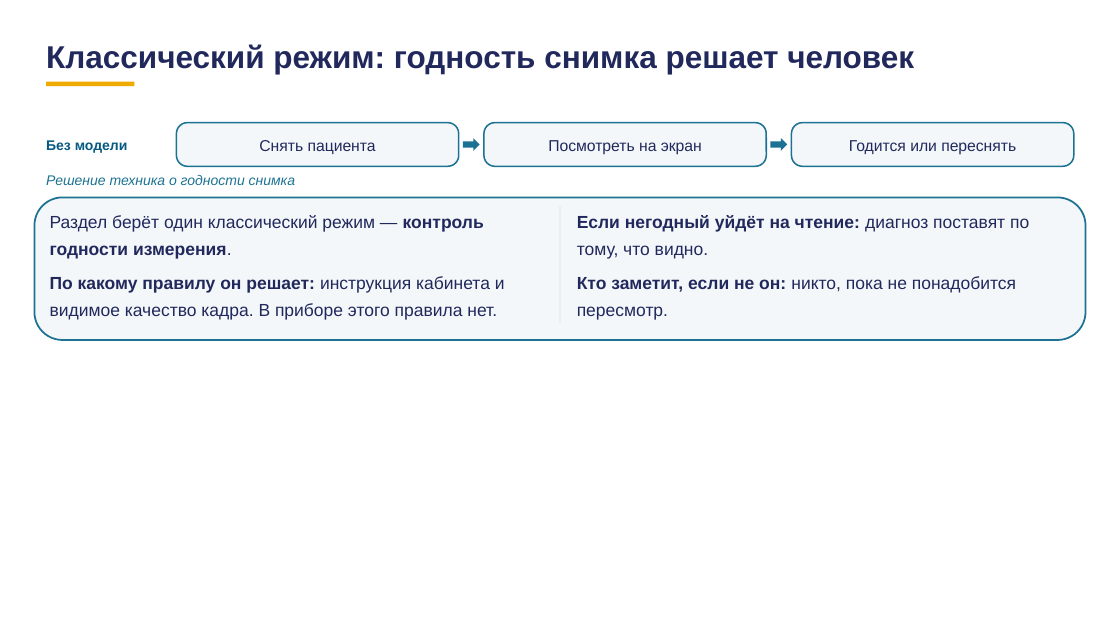
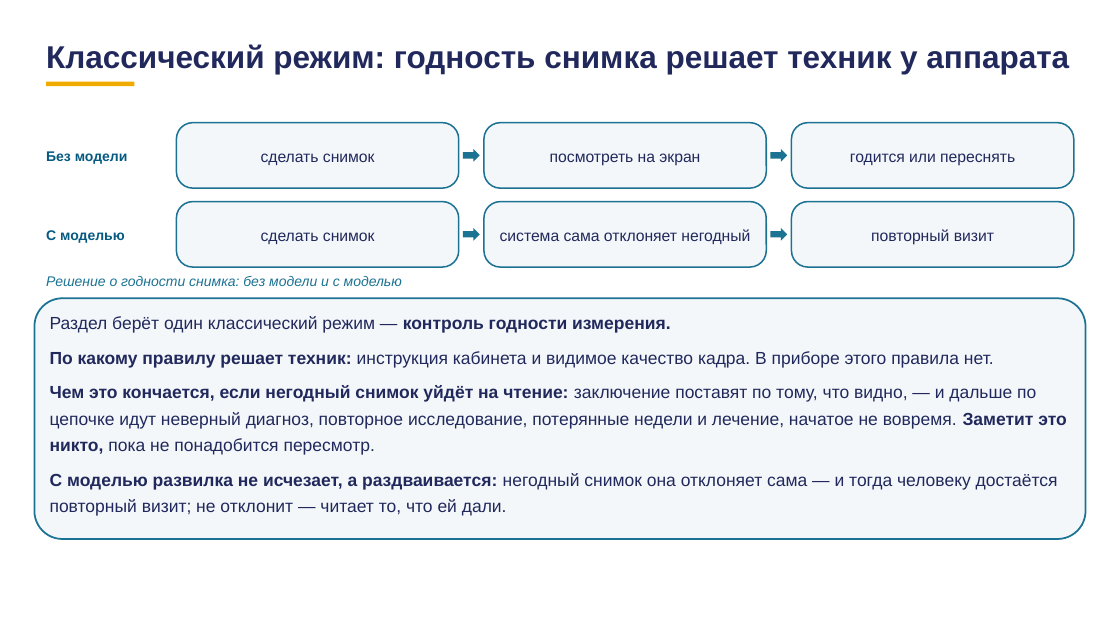
Before and after one commit to tellina-study/AI-usage-lessons, a slide deck: slide 18 of library/lectures/lec-07/rework/deck/lec-07-karkas.pptx. Drawn at 1120x630 pixels with LibreOffice and Linux fonts; fonts in the diff are those of the drawing. Boxes give left, top, right and bottom in pixels: in the first picture for what was removed or moved away, otherwise in the second. Text is boxed around its words. In the diff, an @@ line names an element or a change of style, - is before the commit and + after.

```diff
--- a/library/lectures/lec-07/rework/deck/lec-07-karkas.pptx
+++ b/library/lectures/lec-07/rework/deck/lec-07-karkas.pptx
@@ text at (46, 44, 1069, 74): text changed @@
-Классический режим: годность снимка решает человек
+Классический режим: годность снимка решает техник у аппарата
@@ text "Без модели": place and size @@
-text "Без модели" at (46, 140, 128, 153)
+text "Без модели" at (46, 151, 128, 164)
@@ rounded rectangle: place and size @@
-rounded rectangle at (176, 123, 459, 166)
+rounded rectangle at (176, 123, 459, 188)
@@ text removed at (259, 140, 376, 154) @@
-Снять пациента
@@ right arrow: place and size @@
-right arrow at (463, 138, 480, 150)
+right arrow at (463, 149, 480, 161)
@@ rounded rectangle: place and size @@
-rounded rectangle at (484, 123, 766, 166)
+rounded rectangle at (484, 123, 766, 188)
@@ right arrow: place and size @@
-right arrow at (770, 138, 787, 150)
+right arrow at (770, 149, 787, 161)
@@ rounded rectangle: place and size @@
-rounded rectangle at (791, 123, 1074, 166)
+rounded rectangle at (791, 123, 1074, 188)
@@ text added at (261, 153, 375, 165), 13.5 pt, text #21295C @@
+сделать снимок
@@ text at (550, 153, 700, 166): text changed @@
-Посмотреть на экран
+посмотреть на экран
@@ text at (850, 153, 1015, 166): text changed @@
-Годится или переснять
+годится или переснять
@@ rounded rectangle added at (176, 202, 459, 267), fill #F4F7FA, outline #1C7293 1.3 pt @@
@@ rounded rectangle added at (484, 202, 766, 267), fill #F4F7FA, outline #1C7293 1.3 pt @@
@@ rectangle removed at (560, 206, 560, 323) @@
@@ rounded rectangle added at (791, 202, 1074, 267), fill #F4F7FA, outline #1C7293 1.3 pt @@
@@ text added at (46, 230, 125, 243), 12 pt, text #065A82, bold @@
+С моделью
@@ text added at (261, 232, 375, 244), 13.5 pt, text #21295C @@
+сделать снимок
@@ right arrow added at (463, 228, 480, 240), fill #1C7293 @@
@@ text added at (500, 229, 750, 244), 13.5 pt, text #21295C @@
+система сама отклоняет негодный
@@ text removed at (577, 215, 1029, 320) @@
-Если негодный уйдёт на чтение: диагноз поставят по тому, что видно.
-Кто заметит, если не он: никто, пока не понадобится пересмотр.
@@ right arrow added at (770, 228, 787, 240), fill #1C7293 @@
@@ text added at (871, 229, 994, 245), 13.5 pt, text #21295C @@
+повторный визит
@@ rounded rectangle: place and size @@
-rounded rectangle at (34, 197, 1086, 340)
+rounded rectangle at (34, 298, 1086, 539)
@@ rounded rectangle at (34, 298, 1086, 539): proportions changed @@
@@ text at (46, 276, 402, 286): text changed @@
-Решение техника о годности снимка
+Решение о годности снимка: без модели и с моделью
@@ text at (50, 316, 670, 333): bold on in "измерения." @@
@@ text "Раздел берёт один классический режим ...": place and size @@
-text "Раздел берёт один классический режим ..." at (50, 215, 505, 320)
+text "Раздел берёт один классический режим ..." at (50, 316, 1066, 516)
@@ text at (50, 351, 1066, 516): text changed @@
-По какому правилу он решает: инструкция кабинета и видимое качество кадра. В приборе этого правила нет.
+По какому правилу решает техник: инструкция кабинета и видимое качество кадра. В приборе этого правила нет.
+Чем это кончается, если негодный снимок уйдёт на чтение: заключение поставят по тому, что видно, — и дальше по цепочке идут неверный диагноз, повторное исследование, потерянные недели и лечение, начатое не вовремя. Заметит это никто, пока не понадобится пересмотр.
+С моделью развилка не исчезает, а раздваивается: негодный снимок она отклоняет сама — и тогда человеку достаётся повторный визит; не отклонит — читает то, что ей дали.
```
Also in this commit, not shown: 11 other slides changed, 3 slides added, 3 slides removed, 3 other files.
